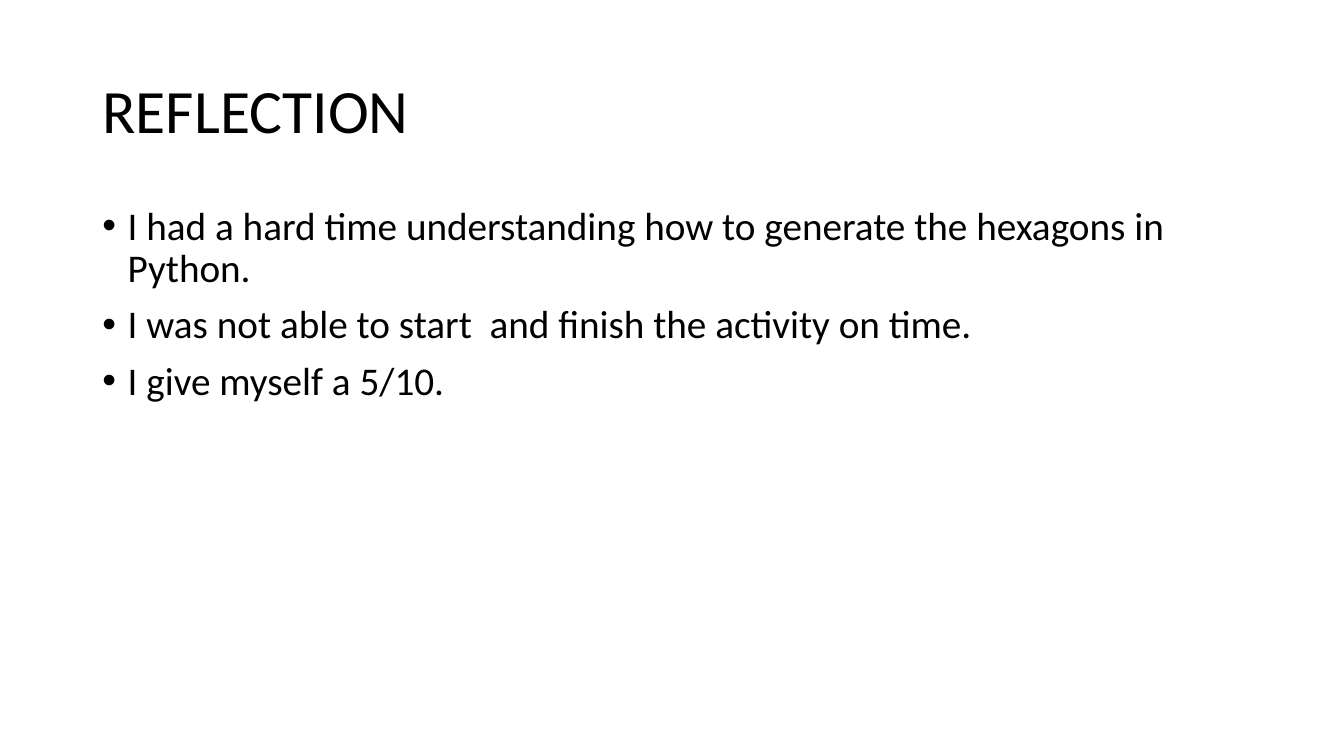
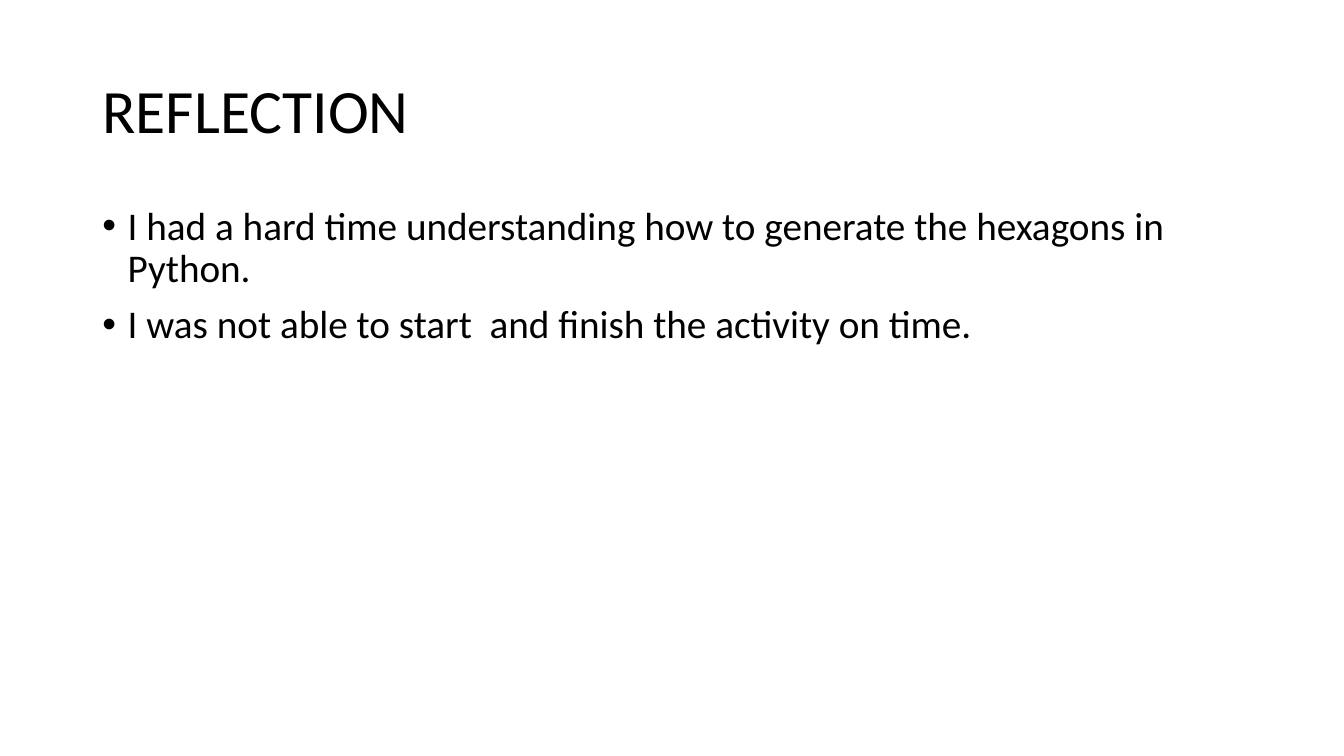
Before and after one commit to genvert/AP_157_FX-2_Vertudez, a slide deck: slide 8 of Activity 1/Vertudez_Activity_1_Report.pptx (slide 5 before the commit). Drawn at 1344x756 pixels with LibreOffice and Linux fonts; fonts in the diff are those of the drawing. Boxes give left, top, right and bottom in pixels: in the first picture for what was removed or moved away, otherwise in the second. Text is boxed around its words. In the diff, an @@ line names an element or a change of style, - is before the commit and + after.

```diff
--- a/Activity 1/Vertudez_Activity_1_Report.pptx
+++ b/Activity 1/Vertudez_Activity_1_Report.pptx
@@ text at (x1=128, y1=367, x2=444, y2=402): paragraph removed @@
-• I give myself a 5/10.
```
Also in this commit, not shown: 5 slides added, 2 slides removed, 2 other files.
